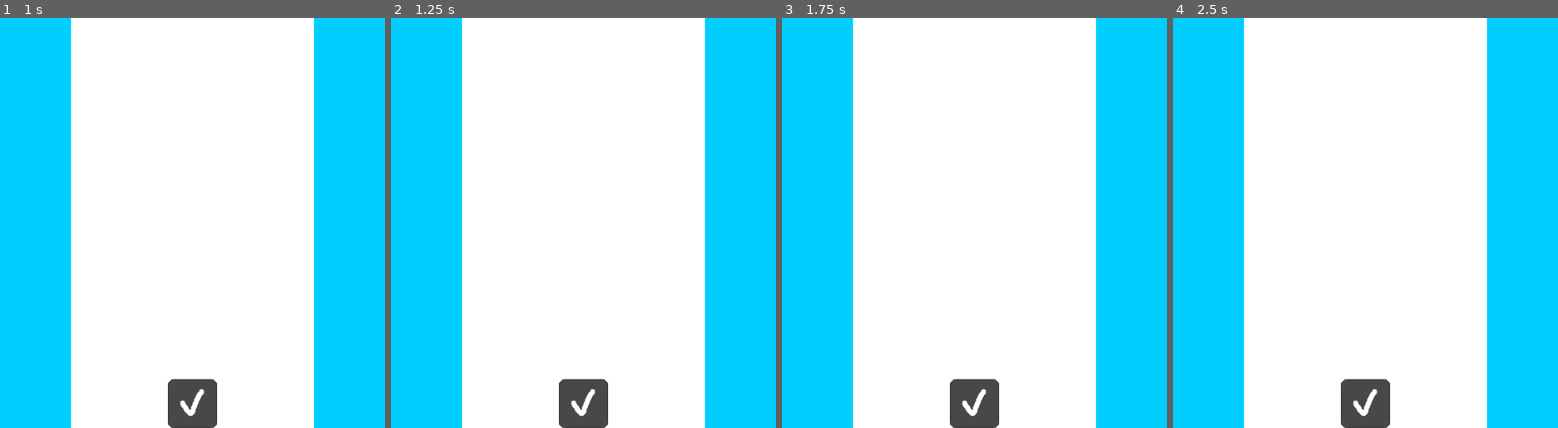
Above: before the commit, frames 1-4 (left to right).
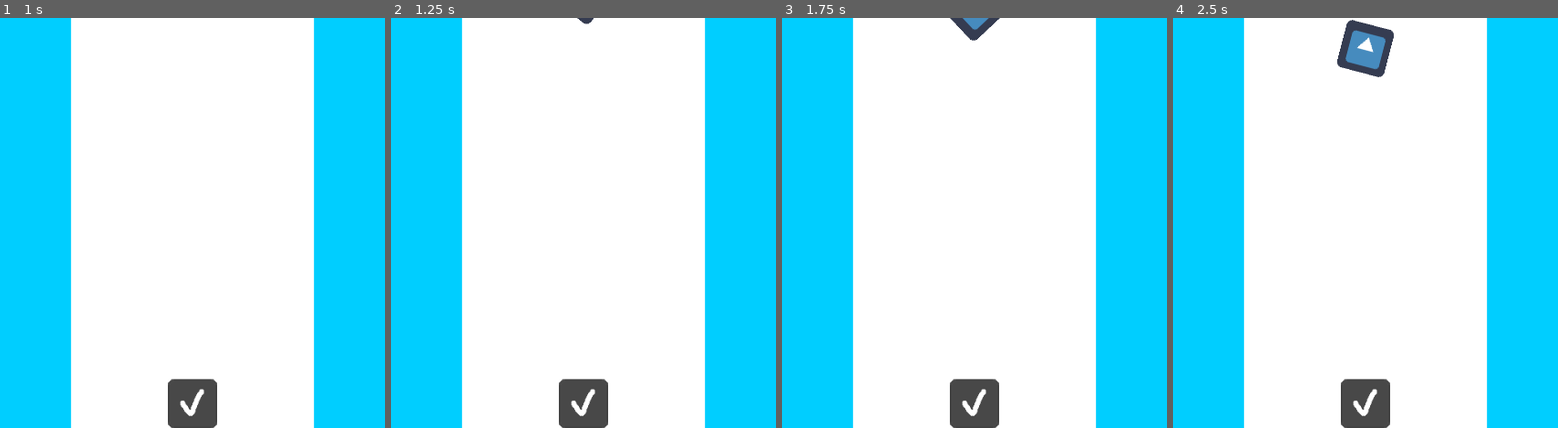
Above: after the commit, the same moments.

Repository: RasaHakaton/FallBall
Game: Godot game, scene res://MainMenu/MainMenu.tscn
Two runs of this game, one before a commit and one after it. Both use one fixed random seed, a clock stepped at 60 frames per second and the inputs below. The engine's default icon, where the game draws it, is replaced by a stand-in: a white triangle on a blue panel in a dark square.
Inputs (mouse positions are in pixels of both pictures, inside the frame that each line leads up to):
- Up to frame 1 (1 s): click "Play" at 0.5 s
- Up to frame 2 (1.25 s): no input
- Up to frame 3 (1.75 s): tap Enter at 1.25 s; move the mouse to (974, 403) at 1.27 s; click (974, 403) at 1.35 s
- Up to frame 4 (2.5 s): move the mouse to (1219, 243) at 2.02 s; click (1219, 243) at 2.1 s

Frame 1 is identical in both runs. In frame 2, less than 0.1% of the frame differs, in the area x 48-53%, y 0-2%; in frame 3, 0.4%; in frame 4, 1.4%, in the area x 42-58%, y 0-15%.

Commit message:
FallingPhysics

Diff:
--- /dev/null
+++ b/Game/CollectABall/Ball.gd
@@ -0,0 +1,13 @@
+extends RigidBody2D
+
+
+func _physics_process(delta):
+	angular_velocity = 3.5
+
+
+#func _on_Ball_body_entered(body):
+#	queue_free()
+#
+
+func _on_Player_body_entered(body):
+	position.y = -100
--- /dev/null
+++ b/Game/CollectABall/Ball.tscn
@@ -0,0 +1,20 @@
+[gd_scene load_steps=4 format=2]
+
+[ext_resource path="res://icon.png" type="Texture" id=1]
+[ext_resource path="res://Game/CollectABall/Ball.gd" type="Script" id=2]
+
+[sub_resource type="CircleShape2D" id=1]
+radius = 60.0
+
+[node name="Ball" type="RigidBody2D"]
+contacts_reported = 1
+script = ExtResource( 2 )
+
+[node name="Sprite" type="Sprite" parent="."]
+scale = Vector2( 2, 2 )
+texture = ExtResource( 1 )
+
+[node name="CollisionShape2D" type="CollisionShape2D" parent="."]
+shape = SubResource( 1 )
+
+[connection signal="body_entered" from="." to="." method="_on_Ball_body_entered"]
--- a/Game/Main.tscn
+++ b/Game/Main.tscn
@@ -1,6 +1,7 @@
-[gd_scene load_steps=3 format=2]
+[gd_scene load_steps=4 format=2]
 
 [ext_resource path="res://Game/Player/Player.tscn" type="PackedScene" id=1]
+[ext_resource path="res://Game/CollectABall/Ball.tscn" type="PackedScene" id=2]
 
 [sub_resource type="RectangleShape2D" id=1]
 extents = Vector2( 320, 540 )
@@ -53,3 +54,8 @@
 
 [node name="Player" parent="." instance=ExtResource( 1 )]
 position = Vector2( 960, 1016 )
+
+[node name="Ball" parent="." instance=ExtResource( 2 )]
+position = Vector2( 960, -90 )
+
+[connection signal="body_entered" from="Player" to="Ball" method="_on_Player_body_entered"]
--- a/Game/Player/Player.tscn
+++ b/Game/Player/Player.tscn
@@ -4,7 +4,7 @@
 [ext_resource path="res://Game/Player/Player.gd" type="Script" id=2]
 
 [sub_resource type="RectangleShape2D" id=1]
-extents = Vector2( 60, 60 )
+extents = Vector2( 60, 46 )
 
 [node name="Player" type="Area2D"]
 script = ExtResource( 2 )
@@ -14,4 +14,5 @@
 texture = ExtResource( 1 )
 
 [node name="CollisionShape2D" type="CollisionShape2D" parent="."]
+position = Vector2( 0, 14 )
 shape = SubResource( 1 )
